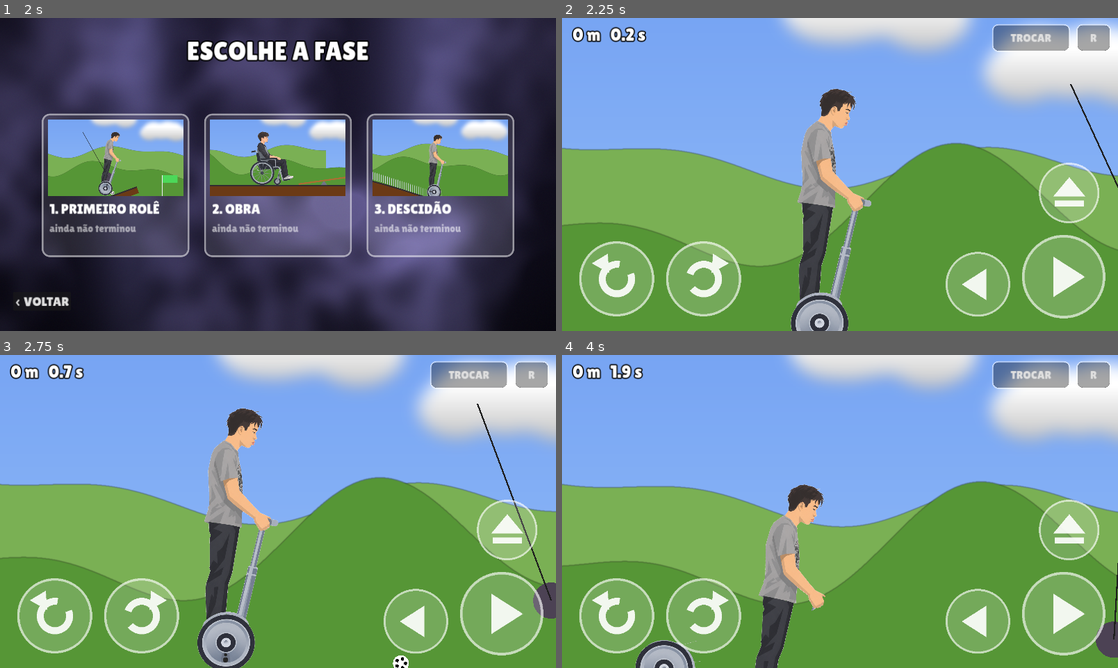
Above: before the commit, frames 1-4 (two rows, left to right).
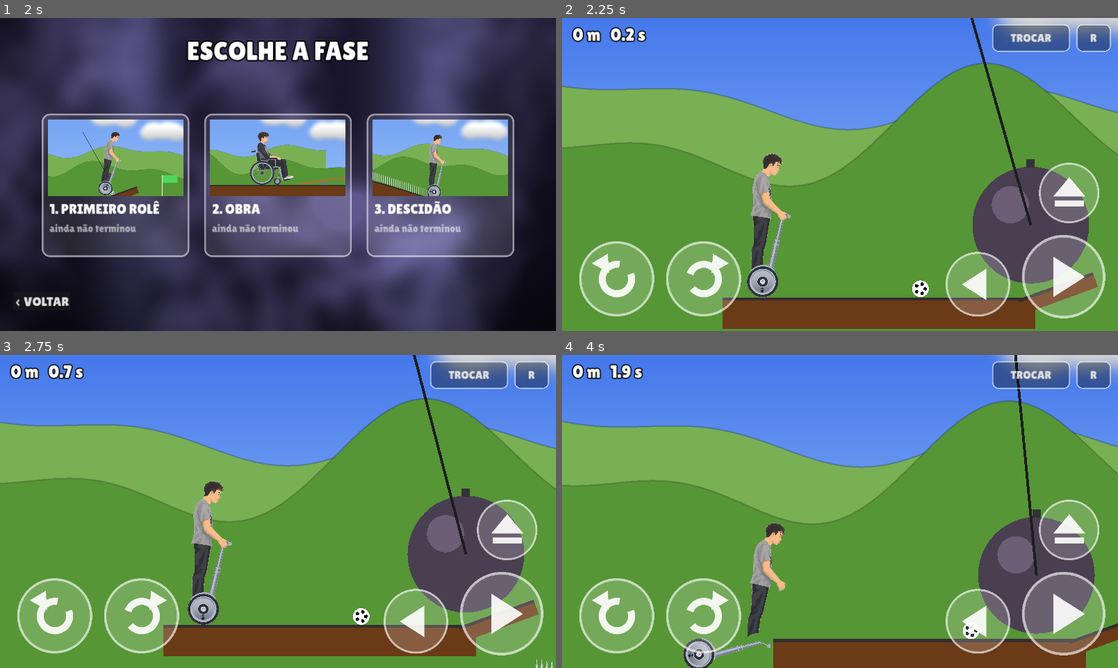
Above: after the commit, the same moments.

Repository: site-oficial-br-y/variant.agencia
Game: Godot game, scene res://levels/Abertura.tscn
Same seed, same stepped clock (60 frames per second), same inputs: the game is played once before the commit and once after it.
Inputs (mouse positions are in pixels of both pictures, inside the frame that each line leads up to):
- Up to frame 1 (2 s): tap Enter at 0.5 s; move the mouse to (400, 158) at 0.52 s; hold D 0.53-1.25 s; tap Space (eject) at 0.6 s; click (400, 158) at 0.67 s; click (511, 290) at 1.25 s
- Up to frame 2 (2.25 s): click "1. PRIMEIRO ROLÊ" at 2 s
- Up to frame 3 (2.75 s): no input
- Up to frame 4 (4 s): move the mouse to (728, 527) at 2.77 s; hold Left (brake) 2.78-3.53 s; tap Space (eject) at 2.85, 3.6 s; move the mouse to (895, 442) at 3.52 s; hold D from 3.53 s (still down)

Frame 1 is identical in both runs. In frame 2, 74% of the frame differs, in the area x 0-100%, y 0-100%; in frame 3, 73%; in frame 4, 75%.

Commit message:
WIP Bicho Ehn: escala real (camera afastada, objetos maiores, pendulo cinematico)
Em andamento: a bola de demolicao nova acerta o personagem na largada
(autoteste falha para cadeira e scooter na fase 1). Nao publicado na main.

Co-Authored-By: Claude Opus 5.5 <noreply@anthropic.com>
Claude-Session: https://claude.ai/code/session_014hX2KsBke7Sq6MsZDXhCCQ

Diff:
--- a/jogo-godot/actors/Player.gd
+++ b/jogo-godot/actors/Player.gd
@@ -170,7 +170,7 @@
 	chassi.add_child(boneco)
 	var sensor := Area2D.new()
 	sensor.collision_layer = 0
-	sensor.collision_mask = 0b001
+	sensor.collision_mask = 0b10001           # mundo + perigo pesado (bola de demolição)
 	for corpo in D["piloto"]:
 		for k in _pecas_do(corpo):
 			var s := _sprite(k)
@@ -193,7 +193,12 @@
 		c += (a + b) * cr
 	return c / (3.0 * area)
 
-func _on_corpo_bateu(_body: Node) -> void:
+func _on_corpo_bateu(body: Node) -> void:
+	# bola de demolição: esbarrão lento só empurra; pancada rápida derruba
+	if body.is_in_group("pendulo"):
+		var rel := ((body.get_meta("vel", Vector2.ZERO) as Vector2) - chassi.linear_velocity).length()
+		if rel < 300.0:
+			return
 	if montado:   # dentro do callback de física não pode criar corpos: adia pro fim do passo
 		soltar_ragdoll.call_deferred(_vel(), false)
 
--- a/jogo-godot/autoload/Playtest.gd
+++ b/jogo-godot/autoload/Playtest.gd
@@ -138,14 +138,17 @@
 	for b in get_tree().get_nodes_in_group("pendulo"):
 		var ancora: Vector2 = b.get_meta("ancora")
 		var alcance: float = b.get_meta("alcance")
+		var raio: float = b.get_meta("raio", 100.0)
 		var dist := ancora.x - foco.global_position.x
-		if dist < 300.0 or dist > 1150.0:          # para logo antes do alcance da bola
+		# para logo antes do alcance (frente do veículo ~550 px à frente do centro)
+		if dist < 300.0 or dist > alcance + raio + 700.0:
 			continue
-		var bola := b as RigidBody2D
+		var bola := b as Node2D
+		var vx: float = (b.get_meta("vel", Vector2.ZERO) as Vector2).x
 		# sai no instante em que a bola VIRA no canto de cá (velocidade troca de sinal)
 		var vx_ant: float = _vx_ant.get(bola, 0.0)
-		_vx_ant[bola] = bola.linear_velocity.x
-		var virou := vx_ant <= 0.0 and bola.linear_velocity.x > 0.0 and bola.global_position.x < ancora.x - alcance * 0.5
+		_vx_ant[bola] = vx
+		var virou := vx_ant <= 0.0 and vx > 0.0 and bola.global_position.x < ancora.x - alcance * 0.5
 		if virou:
 			_liberado = true
 		return not _liberado
--- a/jogo-godot/levels/Main.gd
+++ b/jogo-godot/levels/Main.gd
@@ -6,7 +6,7 @@
 signal perdeu(motivo: String)
 
 const CHAO_Y := 1000.0
-const SPAWN_X := 600.0
+const SPAWN_X := -100.0                   # largada recuada: longe do alcance da bola
 const TOPO_POUSO := CHAO_Y + 80.0          # topo dos blocos depois da rampa (fase 1)
 
 var do_inicio := true                       # recorde só vale para a fase inteira (sem checkpoint)
@@ -16,7 +16,8 @@
 var ativo := true
 var tempo := 0.0
 var _caiu_em := -1.0
-var _correntes: Array = []
+var _pendulos: Array = []                 # bolas de demolição cinemáticas
+var _t_fisica := 0.0
 var _serras: Array = []
 var _hud: Array = []
 var painel: HBoxContainer                      # [controle, Callable(tamanho_tela) -> posição]                # [Line2D, âncora, bola] da bola de demolição
@@ -57,8 +58,8 @@
 	player.morreu.connect(_on_morreu)
 
 	camera = FollowCamera.new()
-	camera.zoom = Vector2(0.44, 0.44)
-	camera.offset = Vector2(260, -170)        # olha pra frente e mostra a cabeça
+	camera.zoom = Vector2(0.24, 0.24)         # boneco ~1/3 da tela, como no gênero
+	camera.offset = Vector2(700, -420)        # olha pra frente e mostra a cabeça
 	add_child(camera)
 	camera.alvo = player.foco()
 
@@ -74,8 +75,8 @@
 func _process(delta: float) -> void:
 	for sr in _serras:
 		(sr as Node2D).rotation += delta * 9.0
-	for c in _correntes:
-		(c[0] as Line2D).points = PackedVector2Array([c[1], (c[2] as Node2D).global_position])
+	for p in _pendulos:
+		(p["corrente"] as Line2D).points = PackedVector2Array([p["ancora"], (p["bola"] as Node2D).global_position])
 	if ativo:
 		tempo += delta
 		# caiu do veículo: a tentativa acaba 2,5 s depois (dá tempo de rolar até a chegada)
@@ -156,62 +157,82 @@
 	var pts := PackedVector2Array([Vector2(x0, chao)])
 	var x := x0
 	while x < x1:
-		pts.append(Vector2(x + 14, chao - 110))
-		pts.append(Vector2(x + 28, chao))
-		x += 28
+		pts.append(Vector2(x + 24, chao - 190))
+		pts.append(Vector2(x + 48, chao))
+		x += 48
 	vis.polygon = pts
 	vis.color = Color(0.78, 0.8, 0.86)
 	add_child(vis)
-	var a := _area(Vector2((x0 + x1) / 2.0, chao - 55), Vector2(x1 - x0, 110))
+	var a := _area(Vector2((x0 + x1) / 2.0, chao - 95), Vector2(x1 - x0, 190))
 	a.body_entered.connect(func(b: Node2D) -> void:
 		if b.is_in_group("veiculo") or b.is_in_group("piloto"):
 			Audio.tocar("splat")
 			_fim(false, "espetos"))
 
-## bola de demolição: pêndulo físico (PinJoint2D) que derruba quem passar na hora errada
-func _bola_demolicao(ancora: Vector2, comprimento: float, angulo_ini: float) -> void:
-	var pino := StaticBody2D.new()
-	pino.position = ancora
-	pino.collision_layer = 0
-	add_child(pino)
-	var bola := RigidBody2D.new()
-	bola.mass = 40.0                          # pesada: o golpe empurra/capota de verdade
-	bola.collision_layer = 0b1000            # objeto: bate fisicamente (não é "encostou, morreu")
-	bola.collision_mask = 0b1110
-	bola.linear_damp = 0.0
-	bola.angular_damp = 0.0
-	bola.contact_monitor = true
-	bola.max_contacts_reported = 2
+## bola de demolição: pêndulo CINEMÁTICO (AnimatableBody2D) — segue θ(t)=θ0·cos(ωt),
+## nunca estica nem perde energia, e empurra corpos com massa "infinita"
+func _bola_demolicao(ancora: Vector2, comprimento: float, angulo_ini: float, raio := 560.0) -> void:
+	var bola := AnimatableBody2D.new()
+	bola.sync_to_physics = false
+	bola.collision_layer = 0b11000           # objeto + perigo: empurra e o sensor do piloto sente
+	bola.collision_mask = 0
 	var cs := CollisionShape2D.new()
 	var c := CircleShape2D.new()
-	c.radius = 95.0
+	c.radius = raio
 	cs.shape = c
 	bola.add_child(cs)
+	var circ := PackedVector2Array()
+	for k in 48:
+		circ.append(Vector2(raio, 0).rotated(TAU * k / 48.0))
 	var vis := Polygon2D.new()
-	var circ := PackedVector2Array()
-	for k in 32:
-		circ.append(Vector2(95, 0).rotated(TAU * k / 32.0))
 	vis.polygon = circ
-	vis.color = Color(0.3, 0.26, 0.33)
+	vis.color = Color(0.29, 0.25, 0.32)
 	bola.add_child(vis)
-	bola.position = ancora + Vector2(0, comprimento).rotated(-angulo_ini)
+	var brilho := Polygon2D.new()               # reflexo para dar volume
+	var b2 := PackedVector2Array()
+	for k in 24:
+		b2.append(Vector2(-raio * 0.35, -raio * 0.35) + Vector2(raio * 0.32, 0).rotated(TAU * k / 24.0))
+	brilho.polygon = b2
+	brilho.color = Color(0.42, 0.37, 0.46)
+	bola.add_child(brilho)
+	var argola := Polygon2D.new()
+	argola.polygon = PackedVector2Array([Vector2(-40, -raio - 70), Vector2(40, -raio - 70), Vector2(40, -raio + 10), Vector2(-40, -raio + 10)])
+	argola.color = Color(0.2, 0.2, 0.22)
+	bola.add_child(argola)
 	add_child(bola)
 	bola.add_to_group("pendulo")
 	bola.set_meta("ancora", ancora)
 	bola.set_meta("alcance", comprimento * sin(angulo_ini))
-	var j := PinJoint2D.new()
-	add_child(j)
-	j.global_position = ancora
-	j.node_a = pino.get_path()
-	j.node_b = bola.get_path()
+	bola.set_meta("raio", raio)
+	bola.set_meta("vel", Vector2.ZERO)
 	var corrente := Line2D.new()
-	corrente.width = 8.0
+	corrente.width = 26.0
 	corrente.default_color = Color(0.12, 0.12, 0.12)
 	corrente.points = PackedVector2Array([Vector2.ZERO, Vector2.ZERO])
 	add_child(corrente)
-	bola.body_entered.connect(func(_b: Node) -> void:
-		if bola.linear_velocity.length() > 200.0: Audio.tocar("metal", 0.8))
-	_correntes.append([corrente, ancora, bola])
+	var som := _area(Vector2.ZERO, Vector2(raio * 2.1, raio * 2.1))
+	remove_child(som)
+	som.position = Vector2.ZERO
+	bola.add_child(som)
+	som.body_entered.connect(func(b: Node2D) -> void:
+		if (b.is_in_group("veiculo") or b.is_in_group("piloto")) and (bola.get_meta("vel") as Vector2).length() > 150.0:
+			Audio.tocar("metal", 0.9))
+	_pendulos.append({"bola": bola, "ancora": ancora, "L": comprimento, "th0": angulo_ini,
+		"w": sqrt(980.0 / comprimento), "corrente": corrente})
+	_mover_pendulos(0.0)
+
+func _physics_process(delta: float) -> void:
+	_t_fisica += delta
+	_mover_pendulos(_t_fisica)
+
+func _mover_pendulos(t: float) -> void:
+	for p in _pendulos:
+		var th: float = p["th0"] * cos(p["w"] * t)
+		var dth: float = -p["th0"] * p["w"] * sin(p["w"] * t)
+		var L: float = p["L"]
+		var bola: AnimatableBody2D = p["bola"]
+		bola.global_position = (p["ancora"] as Vector2) + Vector2(L * sin(th), L * cos(th))
+		bola.set_meta("vel", Vector2(L * cos(th), -L * sin(th)) * dth)
 
 func _bola_futebol(pos: Vector2) -> void:
 	var b := RigidBody2D.new()
@@ -224,22 +245,22 @@
 	b.physics_material_override = m
 	var cs := CollisionShape2D.new()
 	var c := CircleShape2D.new()
-	c.radius = 42.0
+	c.radius = 80.0
 	cs.shape = c
 	b.add_child(cs)
 	var vis := Polygon2D.new()
 	var circ := PackedVector2Array()
 	for k in 24:
-		circ.append(Vector2(42, 0).rotated(TAU * k / 24.0))
+		circ.append(Vector2(80, 0).rotated(TAU * k / 24.0))
 	vis.polygon = circ
 	vis.color = Color.WHITE
 	b.add_child(vis)
 	for k in 5:
 		var gomo := Polygon2D.new()
-		var cen := Vector2(24, 0).rotated(TAU * k / 5.0)
+		var cen := Vector2(46, 0).rotated(TAU * k / 5.0)
 		var pent := PackedVector2Array()
 		for q in 5:
-			pent.append(cen + Vector2(10, 0).rotated(TAU * q / 5.0))
+			pent.append(cen + Vector2(19, 0).rotated(TAU * q / 5.0))
 		gomo.polygon = pent
 		gomo.color = Color.BLACK
 		b.add_child(gomo)
@@ -280,9 +301,9 @@
 	_espetos(5400, 5900, CHAO_Y + 620)                                # fundo do 2º fosso
 	_bloco(Vector2(5650, CHAO_Y + 770), Vector2(560, 300), 0.0)       # chão do 2º fosso
 	_bloco(Vector2(6400, CHAO_Y + 230), Vector2(1000, 300), 0.0)      # reta final (5900..6900)
-	_bola_demolicao(Vector2(1900, CHAO_Y - 1400), 1100.0, deg_to_rad(25.0))  # janela de ~3,3 s: passável até pela cadeira
-	_bola_futebol(Vector2(1500, CHAO_Y - 45))
-	_pilha_de_caixas(Vector2(4440, TOPO_POUSO), 4, 3)                 # no lugar da parede: derruba no embalo
+	_bola_demolicao(Vector2(1800, CHAO_Y - 3000), 2400.0, deg_to_rad(16.0))  # fundo da bola a 40 px do chão; balanço de ~9,8 s
+	_bola_futebol(Vector2(1400, CHAO_Y - 85))
+	_pilha_de_caixas(Vector2(4440, TOPO_POUSO), 3, 2)                 # no lugar da parede: derruba no embalo
 	_marcos(Vector2(3600, TOPO_POUSO), Vector2(6300, TOPO_POUSO), CHAO_Y + 1100)
 
 # ---------- FASE 2: Obra (gangorra, vigas, tábuas que caem) ----------
@@ -291,7 +312,7 @@
 	_bloco(Vector2(2350, CHAO_Y + 150), Vector2(1300, 300), 0.0)      # chão sob a gangorra (1700..3000)
 	_gangorra(Vector2(2350, CHAO_Y - 95), 1100.0)
 	_viga(Vector2(3400, CHAO_Y + 30), Vector2(800, 60), CHAO_Y + 700)       # viga 1 (3000..3800)
-	_pilha_de_caixas(Vector2(3500, CHAO_Y), 2, 2)
+	_pilha_de_caixas(Vector2(3450, CHAO_Y), 2, 1)
 	_espetos(3800, 4000, CHAO_Y + 650)
 	_bloco(Vector2(3900, CHAO_Y + 800), Vector2(200, 300), 0.0)
 	_viga(Vector2(4400, CHAO_Y + 30), Vector2(800, 60), CHAO_Y + 700)       # viga 2 (4000..4800)
@@ -309,8 +330,8 @@
 	_cerca(Vector2(1200, CHAO_Y), Vector2(4000, CHAO_Y + 900))
 	_espetos(4900, 6000, CHAO_Y + 1500)
 	_bloco(Vector2(5450, CHAO_Y + 1650), Vector2(1100, 300), 0.0)
-	_serra(Vector2(5250, CHAO_Y + 1380), 110.0)
-	_serra(Vector2(5700, CHAO_Y + 1380), 110.0)
+	_serra(Vector2(5230, CHAO_Y + 1260), 240.0)
+	_serra(Vector2(5720, CHAO_Y + 1260), 240.0)
 	_terreno(PackedVector2Array([Vector2(6000, CHAO_Y + 800), Vector2(6800, CHAO_Y + 1000),
 		Vector2(8200, CHAO_Y + 1000)]), CHAO_Y + 1500)
 	_marcos(Vector2(-1.0, 0.0), Vector2(7500, CHAO_Y + 1000), CHAO_Y + 2100)
@@ -352,11 +373,11 @@
 
 ## cerca de espetos decorativa ao longo de uma ladeira (atrás de tudo)
 func _cerca(a: Vector2, b: Vector2) -> void:
-	var n := int(a.distance_to(b) / 46.0)
+	var n := int(a.distance_to(b) / 70.0)
 	for i in n:
 		var p := a.lerp(b, float(i) / n)
 		var haste := Polygon2D.new()
-		haste.polygon = PackedVector2Array([Vector2(-4, 0), Vector2(4, 0), Vector2(4, -150), Vector2(0, -175), Vector2(-4, -150)])
+		haste.polygon = PackedVector2Array([Vector2(-7, 0), Vector2(7, 0), Vector2(7, -300), Vector2(0, -345), Vector2(-7, -300)])
 		haste.color = Color(0.82, 0.84, 0.9)
 		haste.position = p
 		haste.z_index = -2
@@ -456,11 +477,11 @@
 
 ## céu, nuvens e morros em paralaxe (arte gerada, original)
 func _construir_fundo() -> void:
+	var fundo_ceu := CanvasLayer.new()
+	fundo_ceu.layer = -101
+	add_child(fundo_ceu)
 	var pb := ParallaxBackground.new()
 	add_child(pb)
-	var ceu := ParallaxLayer.new()
-	ceu.motion_scale = Vector2.ZERO
-	pb.add_child(ceu)
 	var grad := Gradient.new()
 	grad.set_color(0, Color(0.27, 0.47, 0.92))
 	grad.set_color(1, Color(0.62, 0.78, 0.98))
@@ -470,23 +491,23 @@
 	gt.fill_to = Vector2(0, 1)
 	gt.width = 8
 	gt.height = 256
-	var ceu_s := Sprite2D.new()
+	var ceu_s := TextureRect.new()
 	ceu_s.texture = gt
-	ceu_s.centered = false
-	ceu_s.scale = Vector2(1200, 22)
-	ceu_s.position = Vector2(-4000, -3200)
-	ceu.add_child(ceu_s)
-	for camada in [["nuvem", 0.12, -350.0, 2.6], ["morros_longe", 0.25, 720.0, 2.2], ["morros_perto", 0.45, 980.0, 2.4]]:
+	ceu_s.set_anchors_preset(Control.PRESET_FULL_RECT)
+	ceu_s.expand_mode = TextureRect.EXPAND_IGNORE_SIZE
+	ceu_s.stretch_mode = TextureRect.STRETCH_SCALE
+	fundo_ceu.add_child(ceu_s)
+	for camada in [["nuvem", 0.12, -1300.0, 4.8], ["morros_longe", 0.25, 720.0, 4.1], ["morros_perto", 0.45, 980.0, 4.4]]:
 		var pl := ParallaxLayer.new()
 		pl.motion_scale = Vector2(camada[1], camada[1] * 0.35)
 		pb.add_child(pl)
 		if camada[0] == "nuvem":
-			pl.motion_mirroring = Vector2(5200, 0)
+			pl.motion_mirroring = Vector2(9600, 0)
 			for k in 4:
 				var n := Sprite2D.new()
 				n.texture = load("res://assets/ui/nuvem%d.png" % (k % 3))
 				n.scale = Vector2.ONE * camada[3]
-				n.position = Vector2(k * 1300 + 300 * (k % 2), camada[2] + 260 * (k % 3))
+				n.position = Vector2(k * 2400 + 550 * (k % 2), camada[2] + 480 * (k % 3))
 				pl.add_child(n)
 		else:
 			var tex: Texture2D = load("res://assets/ui/%s.png" % camada[0])
@@ -532,11 +553,11 @@
 			mastro.add_child(q)
 
 func _pilha_de_caixas(base: Vector2, colunas: int, linhas: int) -> void:
-	var lado := 110.0
+	var lado := 240.0
 	for i in colunas:
 		for j in linhas:
 			var c := RigidBody2D.new()
-			c.mass = 0.6
+			c.mass = 2.0
 			c.collision_layer = 0b1000            # objetos
 			c.collision_mask = 0b1111
 			c.physics_material_override = _mat
@@ -551,7 +572,7 @@
 			vis.color = Color(0.72, 0.5, 0.26)
 			c.add_child(vis)
 			var tabua := Polygon2D.new()
-			tabua.polygon = PackedVector2Array([Vector2(-h, -10), Vector2(h, -10), Vector2(h, 10), Vector2(-h, 10)])
+			tabua.polygon = PackedVector2Array([Vector2(-h, -20), Vector2(h, -20), Vector2(h, 20), Vector2(-h, 20)])
 			tabua.color = Color(0.55, 0.36, 0.17)
 			c.add_child(tabua)
 			c.position = base + Vector2(i * lado + lado / 2.0, -j * lado - lado / 2.0)
